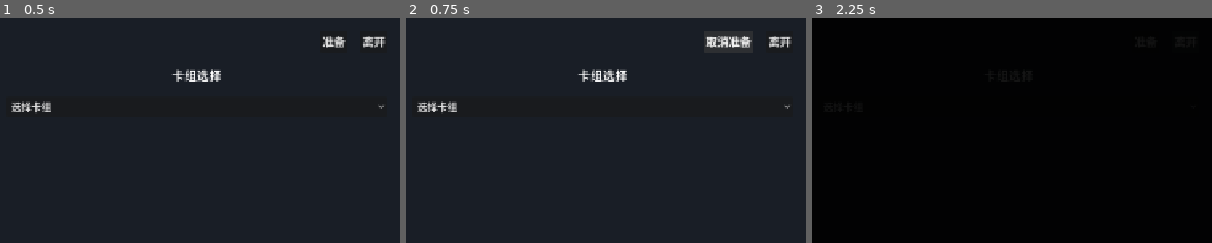
Above: before the commit, frames 1-3 (left to right).
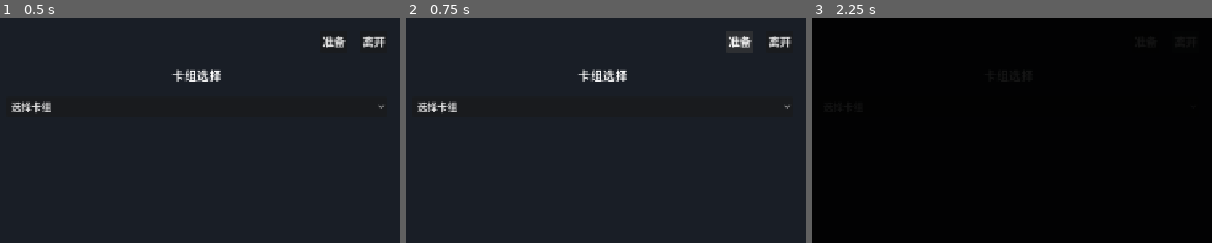
Above: after the commit, the same moments.

Repository: zzhgithub/card_v3
Game: Godot game, scene res://scenes/game_boads/room_waiting.tscn
The game is run twice, just before and just after one commit, with the same random seed, the same clock (stepped at 60 frames per second) and the same inputs. This scene is started directly instead of the project's main scene.
Inputs:
- Up to frame 1 (0.5 s): no input
- Up to frame 2 (0.75 s): click "准备" at 0.5 s
- Up to frame 3 (2.25 s): click "取消准备" (after the commit: "准备") at 1.25 s; click "离开" at 2 s
The pictures show only the part of the screen within x 50-100%, y 0-50%; the shares and areas given below are measured in that part.

Frame 1 is identical in both runs. In frame 2, 0.3% of the frame differs, in the area x 74-81%, y 8-14%; in frame 3, nothing differs.

Commit message:
feat: implement ready/unready mechanism and game start flow
Rust Server Changes:
- Add new ClientMessage types: LeaveRoom, Unready, QueryRoomState
- Add new ServerMessage types: Left, PlayerReady, PlayerUnready, RoomState, GameStarting
- Add PlayerInfo struct for room state queries
- Modify Room to track ready_state: [Option<String>; 2] for deck IDs
- Add Room methods: set_ready(), set_unready(), leave_room(), get_room_state()
- Modify RoomManager: add submit_deck() with deck_id, set_unready(), leave_room(), query_room_state()
- Update WebSocket handlers for new message types
- Implement auto-game-start when both players are ready

Godot Client Changes:
- Update NetworkManager signals: add player_ready, player_unready, room_state_updated, game_starting
- Add room state polling timer (2s interval)
- Add submit_deck(), set_unready(), query_room_state() methods
- Update room_waiting.gd to load deck cards from JSON files
- Handle new server messages and update player list UI
- Disconnect now sends LeaveRoom message before closing

Documentation:
- Update README.md with complete WebSocket protocol specification
- Document all message types and game flow

Co-Authored-By: Claude Opus 4.6 <noreply@anthropic.com>

Diff:
--- a/godot-client/managers/network_manager.gd
+++ b/godot-client/managers/network_manager.gd
@@ -10,11 +10,15 @@
 signal room_joined(room_id: String, players: Array)
 signal player_joined(player_name: String)
 signal player_left(player_name: String)
-signal player_ready_changed(player_name: String, is_ready: bool)
+signal player_ready(player_name: String, deck_id: String)
+signal player_unready(player_name: String)
+signal room_state_updated(players: Array, all_ready: bool)
+signal game_starting
 signal game_started(game_data: Dictionary)
 
 const DEFAULT_SERVER_URL = "ws://localhost:8080/ws"
 const CONNECTION_TIMEOUT = 30.0
+const ROOM_STATE_POLL_INTERVAL = 2.0  ## 轮询房间状态间隔（秒）
 
 var websocket: WebSocketPeer
 var server_url: String = DEFAULT_SERVER_URL
@@ -22,10 +26,12 @@
 var current_username: String = ""
 var is_connected: bool = false
 var connection_timer: Timer
+var room_state_timer: Timer  ## 房间状态轮询定时器
 
 func _ready() -> void:
 	websocket = WebSocketPeer.new()
 	_create_connection_timer()
+	_create_room_state_timer()
 
 func _create_connection_timer() -> void:
 	connection_timer = Timer.new()
@@ -34,6 +40,12 @@
 	connection_timer.timeout.connect(_on_connection_timeout)
 	add_child(connection_timer)
 
+func _create_room_state_timer() -> void:
+	room_state_timer = Timer.new()
+	room_state_timer.wait_time = ROOM_STATE_POLL_INTERVAL
+	room_state_timer.timeout.connect(_on_room_state_poll)
+	add_child(room_state_timer)
+
 func _process(_delta: float) -> void:
 	if not is_connected:
 		return
@@ -53,6 +65,7 @@
 			var reason = websocket.get_close_reason()
 			_print("WebSocket closed: %d - %s" % [code, reason])
 			is_connected = false
+			room_state_timer.stop()
 			disconnected.emit()
 
 ## 连接到服务器
@@ -92,9 +105,14 @@
 
 ## 断开连接
 func disconnect_from_server() -> void:
+	# 先发送离开房间消息
+	if is_connected and current_room_id != "":
+		leave_room()
+
 	if is_connected:
 		websocket.close(1000, "Client disconnect")
 		is_connected = false
+		room_state_timer.stop()
 		_print("Disconnected from server")
 
 ## 发送消息 (直接展开 data 字段以匹配服务器格式)
@@ -145,12 +163,16 @@
 func _route_message(type: String, data: Dictionary) -> void:
 	match type:
 		"joined":
-			# 服务器返回 joined 消息，player_id 是字符串
 			_print("Joined room, player_id: %s" % data.get("player_id", ""))
-			# joined 消息没有 room_id，使用 current_room_id
-			# 将自己添加到玩家列表
 			player_joined.emit(current_username)
 			room_joined.emit(current_room_id, [])
+			# 开始轮询房间状态
+			room_state_timer.start()
+
+		"left":
+			_print("Left room")
+			room_state_timer.stop()
+			current_room_id = ""
 
 		"opponent_joined":
 			player_joined.emit(data.get("player_name", ""))
@@ -158,10 +180,27 @@
 		"player_disconnected":
 			player_left.emit(data.get("player_name", ""))
 
+		"player_ready":
+			player_ready.emit(data.get("player_name", ""), data.get("deck_id", ""))
+
+		"player_unready":
+			player_unready.emit(data.get("player_name", ""))
+
+		"room_state":
+			var players = data.get("players", [])
+			var all_ready = data.get("all_ready", false)
+			room_state_updated.emit(players, all_ready)
+
 		"waiting_for_deck":
 			_print("Waiting for deck submission")
 
+		"game_starting":
+			_print("Game is starting...")
+			game_starting.emit()
+
 		"game_started":
+			_print("Game started!")
+			room_state_timer.stop()
 			game_started.emit(data)
 
 		"state_update":
@@ -184,6 +223,11 @@
 	if not is_connected:
 		websocket.close(1000, "Connection timeout")
 		connection_failed.emit("Connection timeout after %.0f seconds" % CONNECTION_TIMEOUT)
+
+## 房间状态轮询
+func _on_room_state_poll() -> void:
+	if is_connected and current_room_id != "":
+		query_room_state()
 
 ## 房间相关操作
 func join_room(room_id: String, username: String) -> bool:
@@ -194,14 +238,28 @@
 		"player_name": username
 	})
 
-func set_ready(is_ready: bool, deck_id: String = "") -> bool:
-	return send_message("ready", {
-		"is_ready": is_ready,
-		"deck_id": deck_id
+## 准备（提交卡组）
+func submit_deck(deck_id: String, cards: Array) -> bool:
+	_print("Submitting deck '%s' with %d cards" % [deck_id, cards.size()])
+	return send_message("submit_deck", {
+		"deck_id": deck_id,
+		"cards": cards
 	})
 
+## 取消准备
+func set_unready() -> bool:
+	_print("Setting unready")
+	return send_message("unready", {})
+
+## 离开房间
 func leave_room() -> bool:
+	_print("Leaving room")
+	room_state_timer.stop()
 	return send_message("leave_room", {})
+
+## 查询房间状态
+func query_room_state() -> bool:
+	return send_message("query_room_state", {})
 
 ## 打印日志
 func _print(msg: String) -> void:
--- a/godot-client/scenes/game_boads/room_waiting.gd
+++ b/godot-client/scenes/game_boads/room_waiting.gd
@@ -14,6 +14,7 @@
 var players: Array = []
 var is_ready: bool = false
 var current_player_name: String = ""
+var deck_cards: Dictionary = {}  ## 缓存卡组名称到卡片列表的映射
 
 var network_manager: Node
 var scene_manager: Node
@@ -29,7 +30,7 @@
 
 	# 将自己添加到玩家列表
 	if current_player_name and not players.any(func(p): return p.get("name", "") == current_player_name):
-		players.append({"name": current_player_name, "is_ready": false})
+		players.append({"name": current_player_name, "is_ready": false, "deck_id": ""})
 
 	# 连接信号
 	ready_btn.pressed.connect(_on_ready_pressed)
@@ -39,14 +40,17 @@
 	if network_manager:
 		network_manager.player_joined.connect(_on_player_joined)
 		network_manager.player_left.connect(_on_player_left)
-		network_manager.player_ready_changed.connect(_on_player_ready_changed)
+		network_manager.player_ready.connect(_on_player_ready)
+		network_manager.player_unready.connect(_on_player_unready)
+		network_manager.room_state_updated.connect(_on_room_state_updated)
+		network_manager.game_starting.connect(_on_game_starting)
 		network_manager.game_started.connect(_on_game_started)
 		network_manager.disconnected.connect(_on_disconnected)
 
 	# 初始化UI
 	_update_room_id()
-	_refresh_player_list()
 	_load_deck_list()
+	_refresh_player_list()
 
 func _update_room_id() -> void:
 	room_id_label.text = "房间ID: %s" % room_id
@@ -67,9 +71,15 @@
 		name_label.text = player.get("name", "未知")
 		name_label.size_flags_horizontal = Control.SIZE_EXPAND_FILL
 
+		var is_player_ready = player.get("is_ready", false)
+		var deck_id = player.get("deck_id", "")
+		var status_text = "已准备" if is_player_ready else "未准备"
+		if is_player_ready and deck_id != "":
+			status_text += " (%s)" % deck_id
+
 		var status_label = Label.new()
-		status_label.text = "已准备" if player.get("is_ready", false) else "未准备"
-		status_label.add_theme_color_override("font_color", Color(0, 1, 0) if player.get("is_ready", false) else Color(1, 1, 1))
+		status_label.text = status_text
+		status_label.add_theme_color_override("font_color", Color(0, 1, 0) if is_player_ready else Color(1, 1, 1))
 
 		hbox.add_child(name_label)
 		hbox.add_child(status_label)
@@ -91,6 +101,8 @@
 				# 去掉 .json 后缀显示
 				var deck_name = file_name.get_basename()
 				deck_dropdown.add_item(deck_name)
+				# 加载卡组卡片
+				_load_deck_cards(deck_name)
 			file_name = desks_dir.get_next()
 		desks_dir.list_dir_end()
 
@@ -98,14 +110,44 @@
 	if deck_dropdown.item_count <= 1:
 		deck_dropdown.add_item("默认卡组")
 
+func _load_deck_cards(deck_name: String) -> void:
+	var file_path = "res://desks/%s.json" % deck_name
+	if FileAccess.file_exists(file_path):
+		var file = FileAccess.open(file_path, FileAccess.READ)
+		if file:
+			var content = file.get_as_text()
+			file.close()
+			var json = JSON.new()
+			var err = json.parse(content)
+			if err == OK:
+				var data = json.get_data()
+				if data is Dictionary and data.has("cards"):
+					deck_cards[deck_name] = data["cards"]
+					_print("Loaded deck '%s' with %d cards" % [deck_name, data["cards"].size()])
+
 func _on_ready_pressed() -> void:
-	is_ready = not is_ready
-	ready_btn.text = "取消准备" if is_ready else "准备"
-
-	var deck_id = deck_dropdown.get_item_text(deck_dropdown.selected) if deck_dropdown.selected > 0 else ""
-
-	if network_manager:
-		network_manager.set_ready(is_ready, deck_id)
+	if is_ready:
+		# 取消准备
+		is_ready = false
+		ready_btn.text = "准备"
+		if network_manager:
+			network_manager.set_unready()
+	else:
+		# 准备
+		var deck_id = deck_dropdown.get_item_text(deck_dropdown.selected) if deck_dropdown.selected > 0 else ""
+		if deck_id == "" or deck_id == "选择卡组":
+			_print("Please select a deck first")
+			return
+
+		var cards = deck_cards.get(deck_id, [])
+		if cards.is_empty():
+			_print("Deck '%s' is empty or not loaded" % deck_id)
+			return
+
+		is_ready = true
+		ready_btn.text = "取消准备"
+		if network_manager:
+			network_manager.submit_deck(deck_id, cards)
 
 func _on_leave_pressed() -> void:
 	if network_manager:
@@ -117,12 +159,12 @@
 
 func _on_deck_selected(index: int) -> void:
 	if index > 0:
-		# 加载卡组预览
-		_print("Selected deck: %s" % deck_dropdown.get_item_text(index))
+		var deck_name = deck_dropdown.get_item_text(index)
+		_print("Selected deck: %s" % deck_name)
 
 func _on_player_joined(player_name: String) -> void:
 	_print("Player joined: %s" % player_name)
-	players.append({"name": player_name, "is_ready": false})
+	players.append({"name": player_name, "is_ready": false, "deck_id": ""})
 	_refresh_player_list()
 
 func _on_player_left(player_name: String) -> void:
@@ -130,13 +172,42 @@
 	players = players.filter(func(p): return p.get("name", "") != player_name)
 	_refresh_player_list()
 
-func _on_player_ready_changed(player_name: String, is_player_ready: bool) -> void:
-	_print("Player %s ready: %s" % [player_name, is_player_ready])
+func _on_player_ready(player_name: String, deck_id: String) -> void:
+	_print("Player %s is ready with deck %s" % [player_name, deck_id])
 	for player in players:
 		if player.get("name", "") == player_name:
-			player["is_ready"] = is_player_ready
+			player["is_ready"] = true
+			player["deck_id"] = deck_id
 			break
 	_refresh_player_list()
+
+func _on_player_unready(player_name: String) -> void:
+	_print("Player %s is unready" % player_name)
+	for player in players:
+		if player.get("name", "") == player_name:
+			player["is_ready"] = false
+			player["deck_id"] = ""
+			break
+	_refresh_player_list()
+
+func _on_room_state_updated(players_info: Array, all_ready: bool) -> void:
+	_print("Room state updated, all_ready: %s" % all_ready)
+	# 更新玩家列表
+	for player_info in players_info:
+		if player_info is Dictionary:
+			var player_name = player_info.get("name", "")
+			var is_player_ready = player_info.get("is_ready", false)
+			var deck_id = player_info.get("deck_id", "")
+
+			for player in players:
+				if player.get("name", "") == player_name:
+					player["is_ready"] = is_player_ready
+					player["deck_id"] = deck_id if deck_id else ""
+					break
+	_refresh_player_list()
+
+func _on_game_starting() -> void:
+	_print("Game is starting...")
 
 func _on_game_started(game_data: Dictionary) -> void:
 	_print("Game started!")
Not shown, changed: crates/card-server/src/room.rs
Not shown, changed: crates/card-server/src/websocket_server.rs
Not shown, changed: godot-client/scenes/game_boads/README.md
